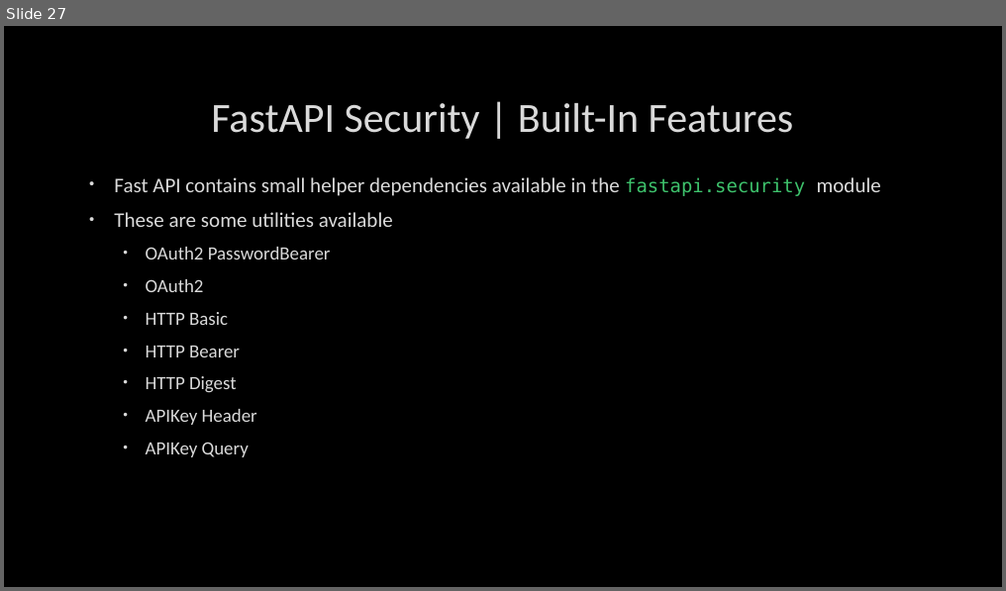
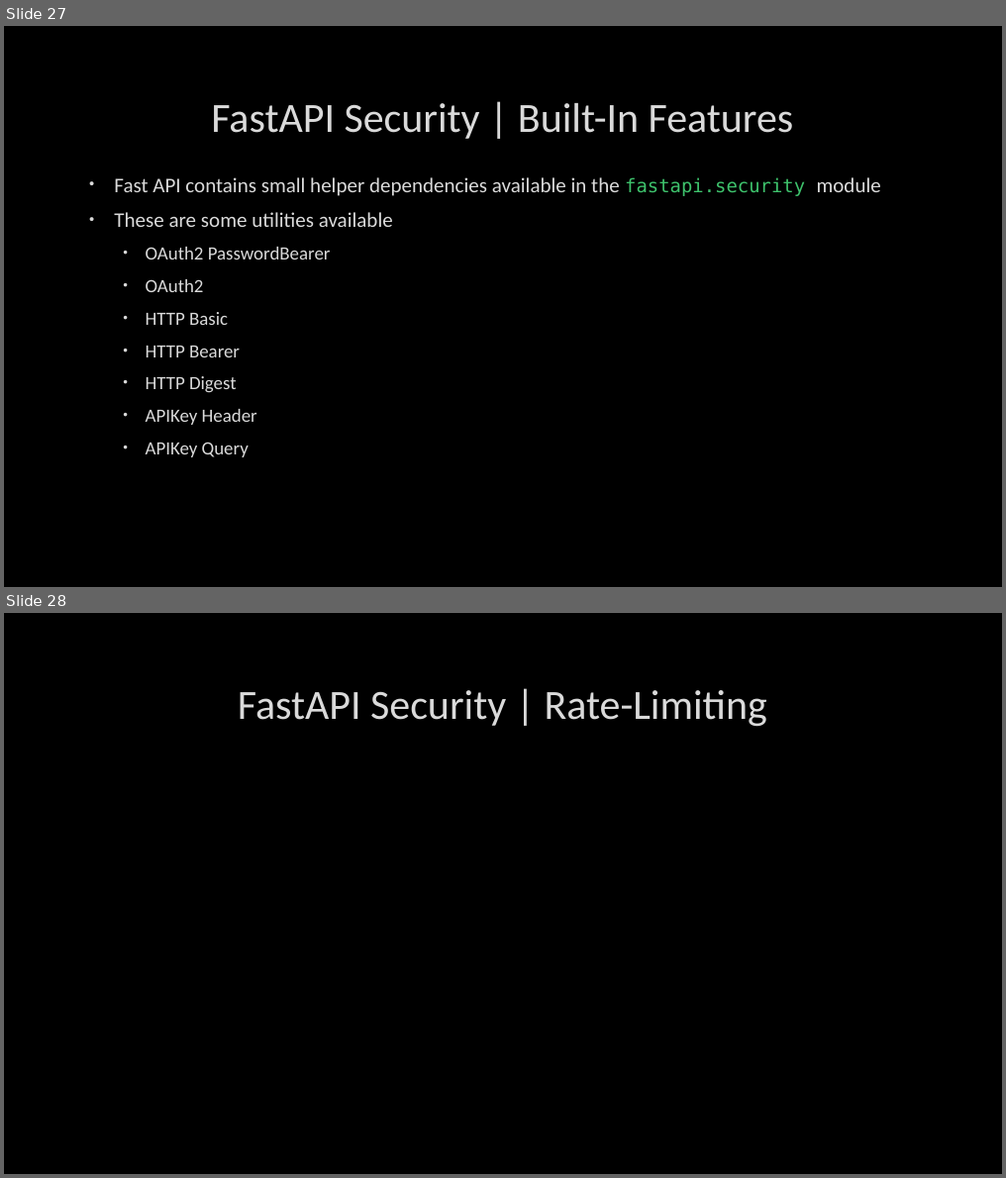
Before and after one commit to SheetMetalConnect/api-workshop, a slide deck: zzz-additional-documentation/Rest-Api-Design-Build-Run-Day-2.pptx. Shown one above the other, each under a label of ours: slide 27 before the commit, slides 27 and 28 after it. The pictures are 1006x591 and 1006x1178 pixels, drawn with LibreOffice and Linux fonts; fonts in the diff are those of the drawing; background and template pictures are left out. Boxes give left, top, right and bottom in pixels: in the first picture for what was removed or moved away, otherwise in the second. Text is boxed around its words. In the diff, an @@ line names an element or a change of style, - is before the commit and + after.

Commit message:
updated the PPTx files

```diff
--- a/zzz-additional-documentation/Rest-Api-Design-Build-Run-Day-2.pptx
+++ b/zzz-additional-documentation/Rest-Api-Design-Build-Run-Day-2.pptx
@@ slide 28 added at [4, 613, 1002, 1174], background picture (left out) @@
@@ title added at [238, 690, 767, 727], 40 pt, text #DADADA @@
+FastAPI Security | Rate-Limiting
```
